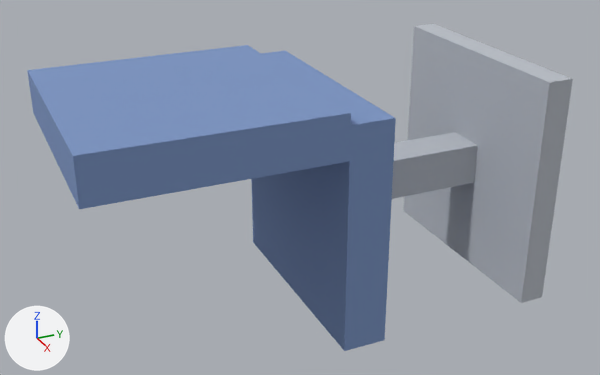
One commit to the glTF model assets/models/props/crew_chair.glb: the scene before it, then after it.
Rendered twice from a camera (50 mm lens) standing at (1.289, -0.997, 0.645) and looking at (0.002, -0.418, 0.002). Lighting does not change. The marker at lower left points along +X, +Y and +Z. The picture after the commit comes second. Vertices at exactly the same position are counted once.

The first picture shows 'decor_crew_chair'.
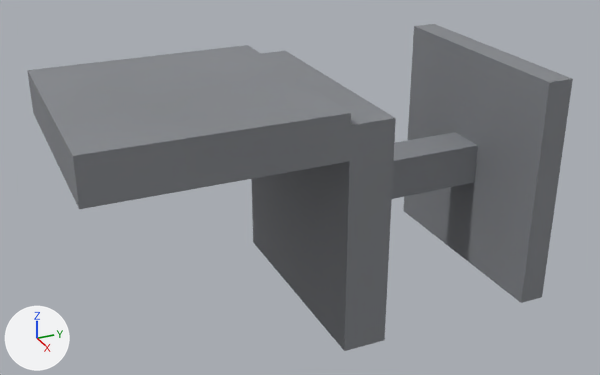
Pixel boxes [x1, y1, x2, y2] of what changed, in the pictures (600 x 375 px):
'decor_crew_chair', recoloured, surface changed: [27, 24, 573, 351] in both
part 1 of me_decor_crew_chair, recoloured (light grey to grey): [392, 24, 573, 303] in both
part 2 of me_decor_crew_chair, recoloured: [27, 45, 396, 351] in both

Edits to the bpy script that builds the scene:
```text
Add img_crew_chair:
    img_crew_chair = load_image('crew_chair', '_unpacked/crew_chair', 256, 256, 'sRGB')
Add mat_crew_chair_baked:
    mat_crew_chair_baked = principled_material('crew_chair_baked')
    mat_crew_chair_baked.texture = img_crew_chair
    mat_crew_chair_baked.roughness = 0.7
Change me_decor_crew_chair:
    where me_decor_crew_chair.from_pydata(...)  # 32 vertices, 48 faces; spans x -0.22..0.22, y -0.85..0.0, z -0.22..0.22
    used by ob_decor_crew_chair; location = (0.0, 0.0, 0.0)
    me_decor_crew_chair part 1: all 24 faces that had it switch from mat_gunmetal (light grey #ced3da) to mat_crew_chair_baked (picture img_crew_chair)
    me_decor_crew_chair part 2: all 24 faces that had it switch from mat_seat_fabric (blue #7c95c4) to mat_crew_chair_baked (picture img_crew_chair)
    me_decor_crew_chair part 3: texture (UV) coordinates changed
```
